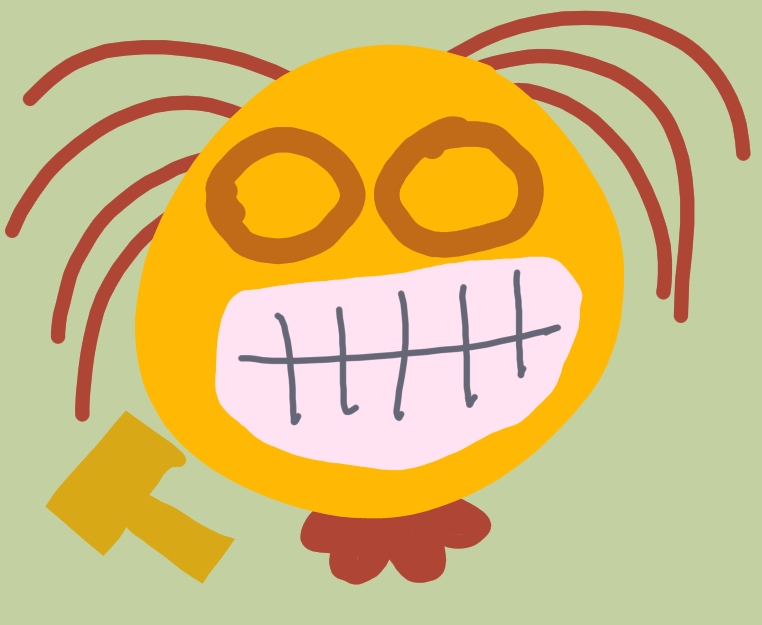
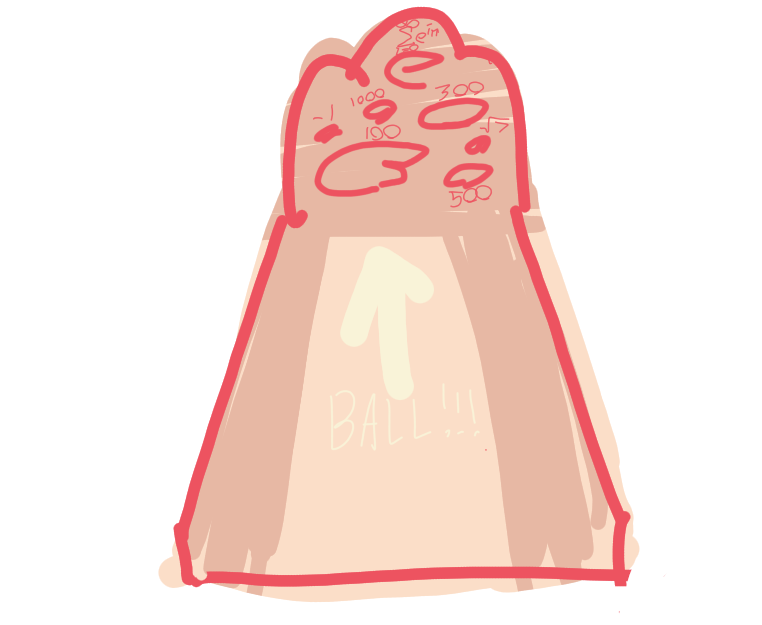
Layer changes from the first 762 × 625 image to the second:
added group "Group 69" with 4 layers above "Group 66" over [128, 0, 762, 625]
added layer "Paint Layer 70" in group "Group 69" over [128, 0, 762, 625]
added layer "Paint Layer 71" in group "Group 69" over [128, 0, 640, 625]
added layer "Paint Layer 72" in group "Group 69" over [192, 192, 576, 576]
added layer "Paint Layer 68" in group "Group 69" over [128, 0, 704, 625]
hid group "Group 47" (14 layers) over [0, 0, 762, 625]
painted on "Paint Layer 51" over [192, 64, 576, 320]
painted on "Paint Layer 50" over [192, 256, 576, 448]
painted on "Paint Layer 49" over [128, 192, 640, 576]
painted on "Paint Layer 46" over [64, 0, 704, 625]
painted on "Paint Layer 53" over [0, 0, 762, 625]
painted on "Paint Layer 48" over [0, 0, 762, 625]
